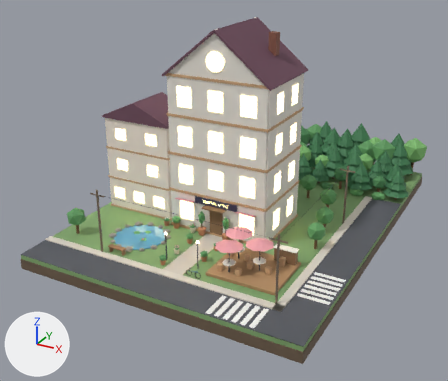
Renders of the glTF model tools/ai-office-3d/web/office.glb from each side of a commit.
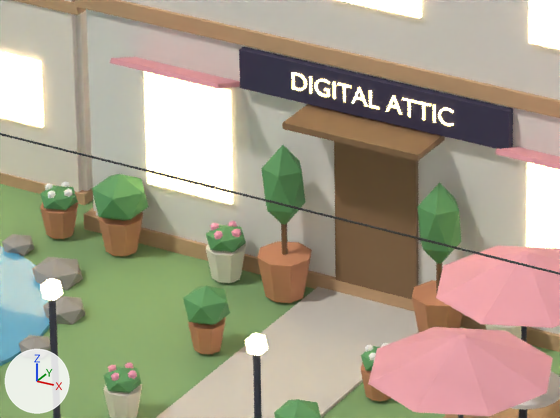
The first picture shows the older version from a 50 mm camera at (21.0, -38.5, 22.4) aimed at (-1.1, 1.7, 2.3). The close-ups show the older and then the newer version on the part from 35% to 55% of the width and 50% to 67% of the height of that picture. Only the edits that show in the close-ups are written down. Lighting does not change. The marker at lower left points along +X, +Y and +Z. Where no turn or scale is listed for an object, it has been applied to the vertices.

The older version as bpy lines, for what is in view:
```python
me_house_front_f1_window3 = bpy.data.meshes.new('house_front_f1_window3')
me_house_front_f1_window3.from_pydata(...)  # a box spanning x -0.6..0.6, y -0.03..0.03, z -0.75..0.75
me_house_front_f1_window3.materials.append(mat_window_glow)  # beige #ffe6b0, glowing beige #ffe6b0
me_island_pot_7_leaves = bpy.data.meshes.new('island_pot_7_leaves')
me_island_pot_7_leaves.from_pydata(...)  # an icosphere of 20 faces spanning x -0.272..0.272, y -0.259..0.259, z -0.258..0.258
me_island_pot_7_leaves.materials.append(mat_leaves)  # green #5e9a5e
me_island_wire_1 = bpy.data.meshes.new('island_wire_1')
me_island_wire_1.from_pydata(...)  # a 6-sided cylinder along x spanning x -6.95..6.95, y -0.01..0.01, z -0.01..0.01
me_island_wire_1.materials.append(mat_wire)  # black #2a2a2a
ob_house_front_f1_window3 = bpy.data.objects.new('house_front_f1_window3', me_house_front_f1_window3)
ob_house_front_f1_window3.location = (2.6, -1.62, 1.6)
ob_island_pot_7_leaves = bpy.data.objects.new('island_pot_7_leaves', me_island_pot_7_leaves)
ob_island_pot_7_leaves.location = (-1.15, -3.6, 0.6)
ob_island_wire_1 = bpy.data.objects.new('island_wire_1', me_island_wire_1)
ob_island_wire_1.location = (0.95, -7.9, 4.65)
# also in view: 'house_front_f2_window2' at (0.0, -1.6, 4.6); 'deck_floor' at (4.8, -4.8, 0.1); 'island_pot_1_pot' at (-1.0, -2.0, 0.3); 'island_ground' at (0.0, 0.0, -0.3); 'island_pot_7_pot' at (-1.1, -3.6, 0.2)
```
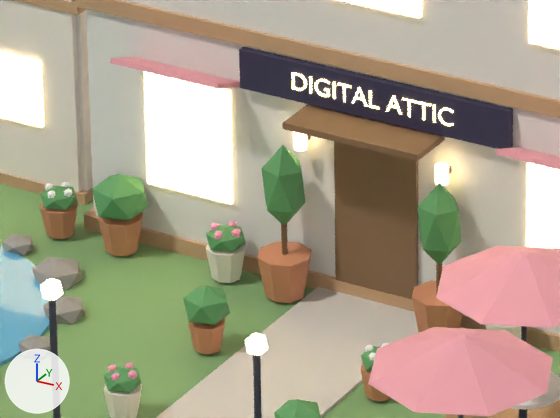
Edits to the bpy script that builds the scene:
```text
Add mat_wall_lamp_glow:
    mat_wall_lamp_glow = principled_material('wall_lamp_glow')
    mat_wall_lamp_glow.base_color = (1.0, 0.761, 0.392)  # beige #ffe2a8
    mat_wall_lamp_glow.roughness = 0.7
    mat_wall_lamp_glow.emission_color = (1.0, 0.761, 0.392)  # beige #ffe2a8
    mat_wall_lamp_glow.emission_strength = 8.0
Add me_house_front_lamp2_bracket:
    me_house_front_lamp2_bracket.from_pydata(...)  # a box spanning x -0.04..0.04, y -0.07..0.07, z -0.04..0.04
    me_house_front_lamp2_bracket.materials.append(mat_house_trim)  # brown #8a6a4a
Add me_house_front_lamp2:
    me_house_front_lamp2.from_pydata(...)  # a 12-sided cylinder along z spanning x -0.08..0.08, y -0.08..0.08, z -0.11..0.11
    me_house_front_lamp2.materials.append(mat_wall_lamp_glow)  # beige #ffe2a8, glowing beige #ffe2a8
Remove ob_island_wire_1:
    ob_island_wire_1 = bpy.data.objects.new('island_wire_1', me_island_wire_1)
    ob_island_wire_1.location = (0.95, -7.9, 4.65)
Add ob_house_front_lamp2_bracket:
    ob_house_front_lamp2_bracket = bpy.data.objects.new('house_front_lamp2_bracket', me_house_front_lamp2_bracket)
    ob_house_front_lamp2_bracket.location = (0.95, -1.67, 2.0)
Add ob_house_front_lamp2:
    ob_house_front_lamp2 = bpy.data.objects.new('house_front_lamp2', me_house_front_lamp2)
    ob_house_front_lamp2.location = (0.95, -1.76, 2.0)
Add ob_house_front_lamp1_bracket:
    ob_house_front_lamp1_bracket = bpy.data.objects.new('house_front_lamp1_bracket', me_house_front_lamp2_bracket.copy())
    ob_house_front_lamp1_bracket.location = (-0.95, -1.67, 2.0)
Add ob_house_front_lamp1:
    ob_house_front_lamp1 = bpy.data.objects.new('house_front_lamp1', me_house_front_lamp2.copy())
    ob_house_front_lamp1.location = (-0.95, -1.76, 2.0)
```

Where the change shows, as pixel boxes [x1, y1, x2, y2] in the close-ups (560 x 418 px):
'island_wire_1', deleted
    before: [0, 133, 560, 275]
'house_front_lamp2', added
    after: [435, 163, 449, 185]
'house_front_lamp1', added
    after: [294, 132, 307, 151]
'house_front_lamp1_bracket', added (mostly hidden)
    after: [307, 135, 310, 141]
